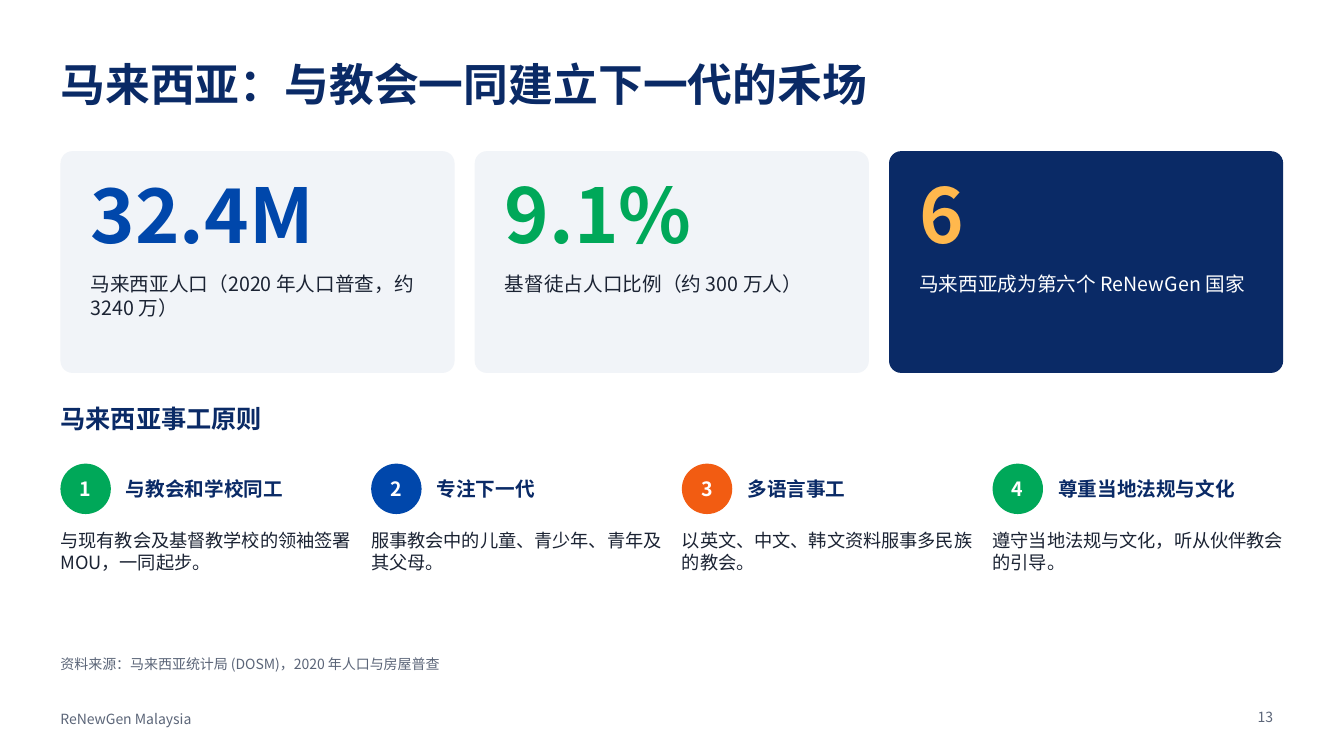
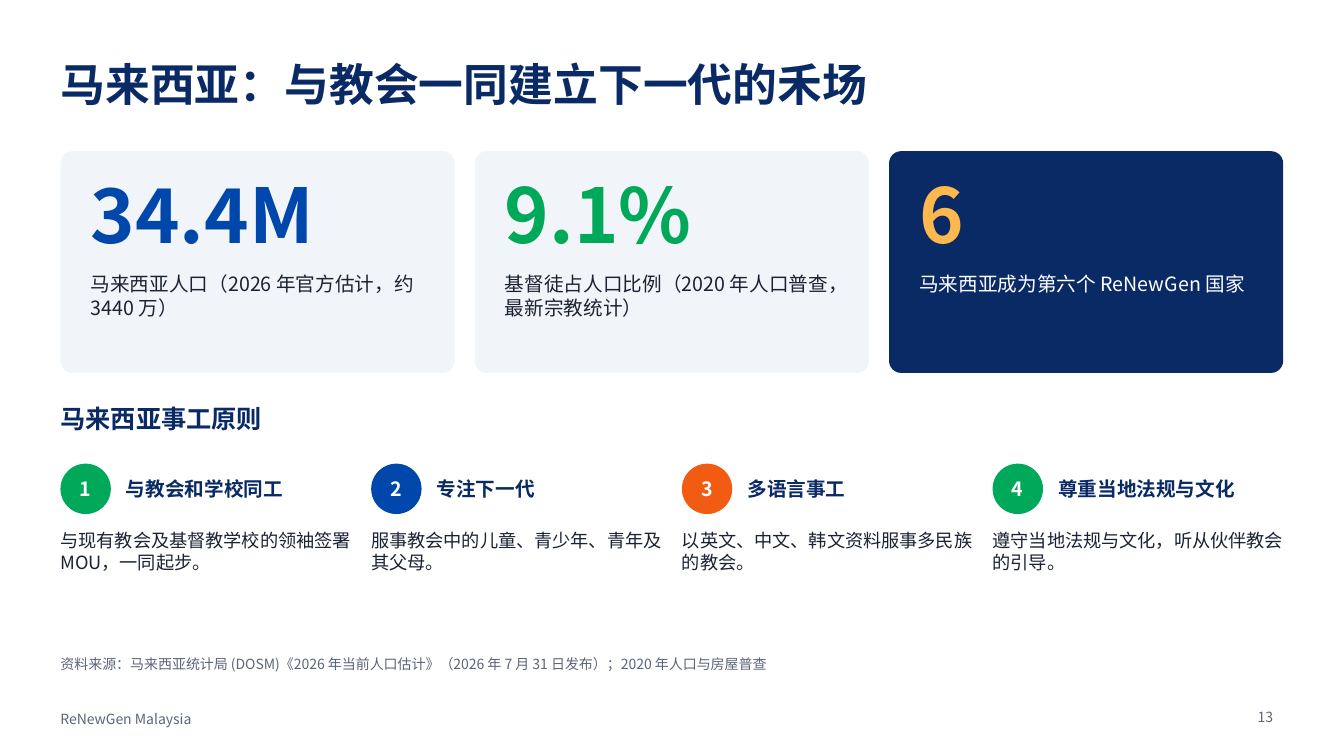
Before and after one commit to ChampionJohan/Johan, a slide deck: slide 13 of renewgen-malaysia/ReNewGen_Malaysia_ZH.pptx. Drawn at 1344x756 pixels with LibreOffice and Linux fonts; fonts in the diff are those of the drawing. Boxes give left, top, right and bottom in pixels: in the first picture for what was removed or moved away, otherwise in the second. Text is boxed around its words. In the diff, an @@ line names an element or a change of style, - is before the commit and + after.

```diff
--- a/renewgen-malaysia/ReNewGen_Malaysia_ZH.pptx
+++ b/renewgen-malaysia/ReNewGen_Malaysia_ZH.pptx
@@ text at box(91, 187, 314, 244): text changed @@
-32.4M
+34.4M
@@ text at box(91, 274, 413, 317): text changed @@
-马来西亚人口（2020 年人口普查，约 3240 万）
+马来西亚人口（2026 年官方估计，约 3440 万）
@@ text at box(505, 274, 848, 317): text changed @@
-基督徒占人口比例（约 300 万人）
+基督徒占人口比例（2020 年人口普查，最新宗教统计）
@@ text at box(60, 657, 767, 672): text changed @@
-资料来源：马来西亚统计局 (DOSM)，2020 年人口与房屋普查
+资料来源：马来西亚统计局 (DOSM)《2026 年当前人口估计》（2026 年 7 月 31 日发布）；2020 年人口与房屋普查
```
Also in this commit, not shown: 4 other slides changed, 9 other files.
